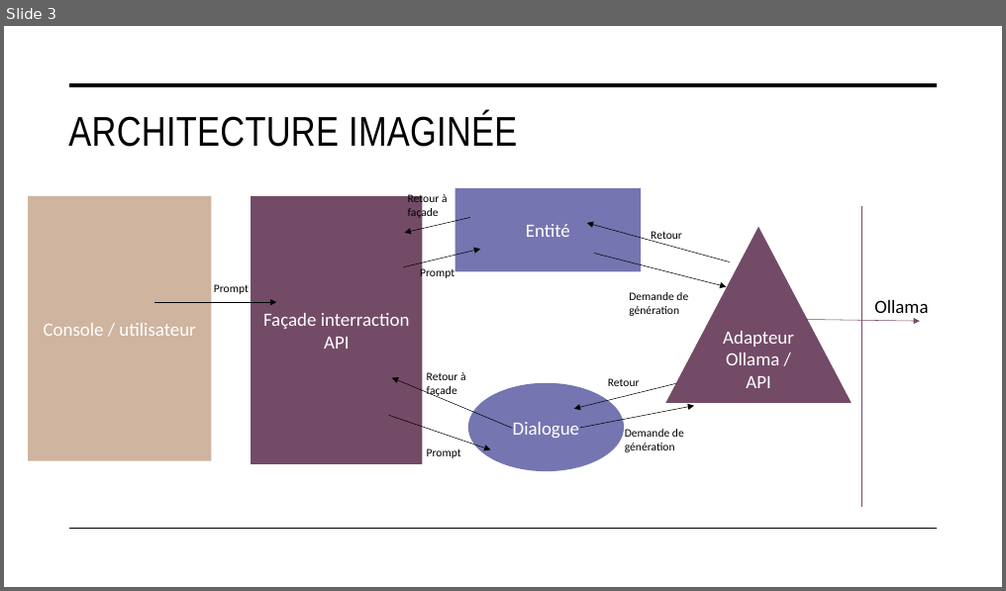
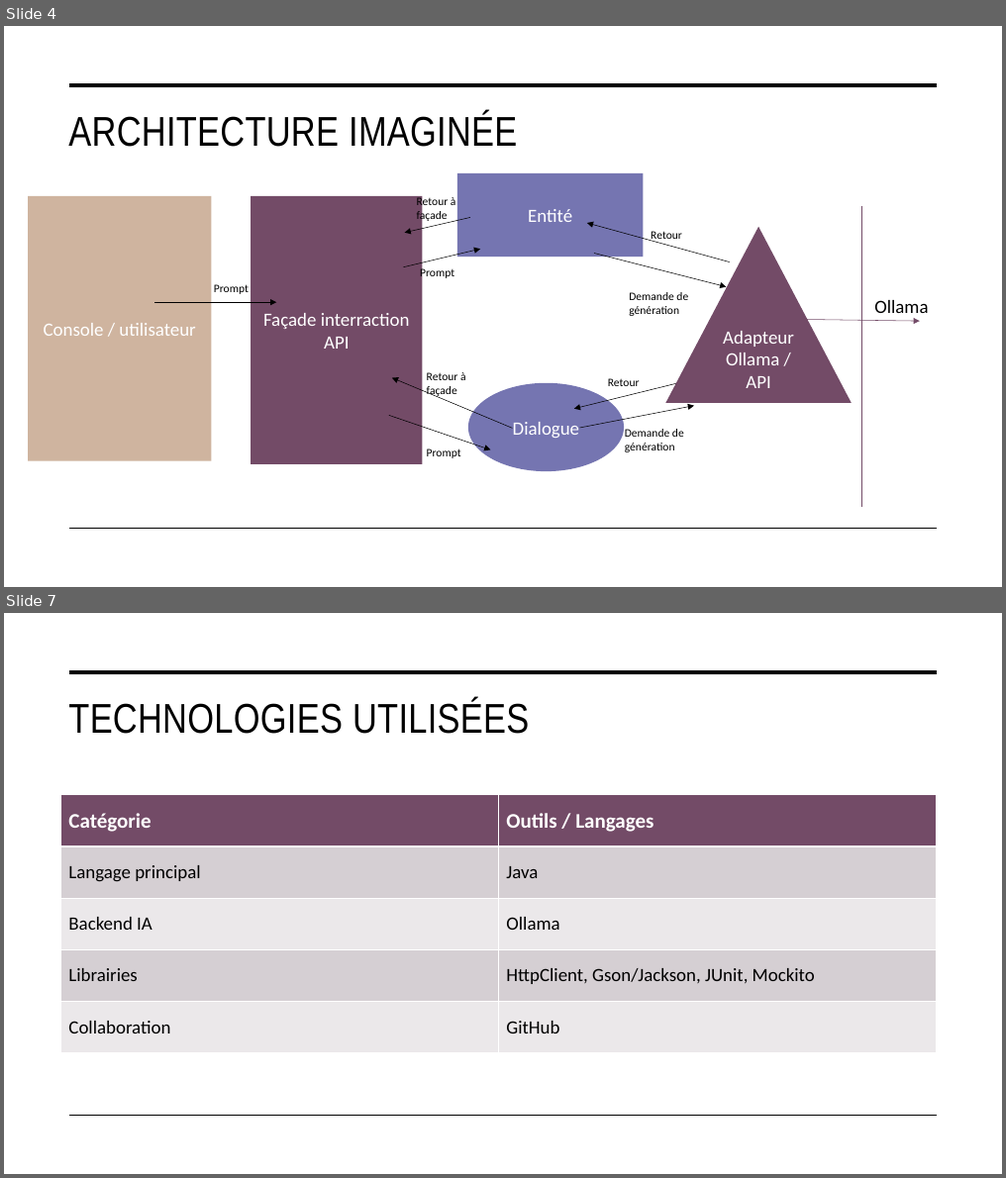
Before and after one commit to enievaR/projet-agent, a slide deck: Concept.pptx. Shown one above the other, each under a label of ours: slide 3 before the commit, slides 4 and 7 after it; the slides between them are not shown. The pictures are 1006x591 and 1006x1178 pixels, drawn with LibreOffice and Linux fonts; fonts in the diff are those of the drawing. Boxes give left, top, right and bottom in pixels: in the first picture for what was removed or moved away, otherwise in the second. Text is boxed around its words. In the diff, an @@ line names an element or a change of style, - is before the commit and + after.

```diff
--- a/Concept.pptx
+++ b/Concept.pptx
@@ slide 7 added at (4,613,1002,1174), background #FFFFFF; not listed: 2 template elements that a slide beside it also shows @@
@@ title added at (68,699,529,734), 40 pt, text #000000 @@
+TECHNOLOGIES UTILISÉES
@@ table added at (61,795,938,1054), 5 rows, 2 columns @@
+Catégorie | Outils / Langages
+Langage principal | Java
+Backend IA | Ollama
+Librairies | HttpClient, Gson/Jackson, JUnit, Mockito
+Collaboration | GitHub
@@ what was slide 3 is now slide 4 @@
@@ slide 4 changed as well @@
@@ rectangle "Entité": place and size @@
-rectangle "Entité" at (455,188,642,272)
+rectangle "Entité" at (457,174,644,257)
@@ text "Retour à façade": place and size @@
-text "Retour à façade" at (408,193,448,220)
+text "Retour à façade" at (417,196,456,222)
```
Also in this commit, not shown: 3 other slides changed, 3 other slides added, 1 slide removed.
